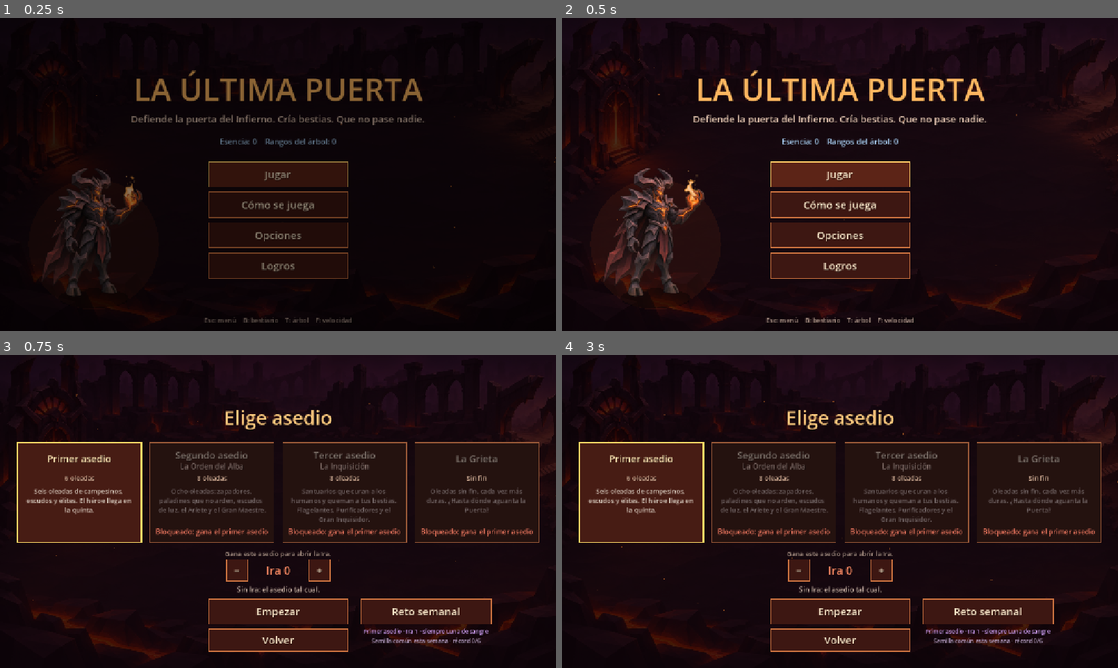
Above: before the commit, frames 1-4 (two rows, left to right).
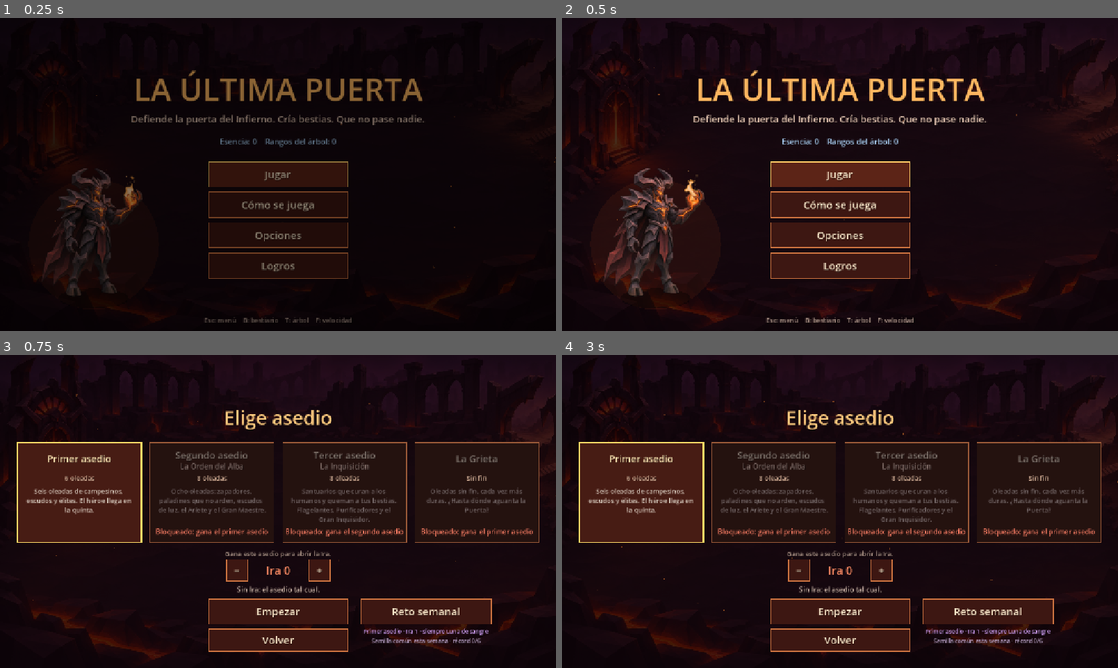
Above: after the commit, the same moments.

Repository: infrakuervo/la_ultima_puerta
Game: Godot game, scene res://scenes/main.tscn
Same seed, same stepped clock (60 frames per second), same inputs: the game is played once before the commit and once after it. Video files are missing from this copy of the repository; at most half a second of black plays in their place.
Inputs (mouse positions are in pixels of both pictures, inside the frame that each line leads up to):
- Up to frame 1 (0.25 s): no input
- Up to frame 2 (0.5 s): no input
- Up to frame 3 (0.75 s): tap Enter at 0.5, 0.6 s; move the mouse to (400, 495) at 0.52 s; click (400, 495) at 0.67 s
- Up to frame 4 (3 s): tap Space at 0.77, 1.25, 2.75 s; drag from (728, 527) to (812, 574) at 1.27 s; tap Enter at 2 s; move the mouse to (895, 442) at 2.02 s; tap B at 2.1 s; click (895, 442) at 2.17 s; drag from (812, 574) to (673, 464) at 2.77 s

Frames 1-2 are identical in both runs. In frame 3, 0.3% of the frame differs, in the area x 51-73%, y 55-58%; in frame 4, 0.3%.

Commit message:
Árbol 2: medidas finales, resumen y siguientes pasos en ROADMAP; capturas al día
Primera partida 50%; carreras 59% (mixto), 57% (fuego) y 60% (manada) frente al 57% de antes,
con árboles que comparten el 13% de sus rangos entre fuego y manada.
La tarjeta de un asedio bloqueado nombra el asedio que lo abre.

Co-Authored-By: Claude Fable 5.2 <noreply@anthropic.com>
Claude-Session: https://claude.ai/code/session_0132EV8PCmS8APN2yeMUX6md

Diff:
--- a/scripts/menu.gd
+++ b/scripts/menu.gd
@@ -312,7 +312,12 @@
 			var sid: String = String(sg["id"])
 			var st_txt: String = ""
 			if not un:
-				st_txt = "Bloqueado: gana el %s" % String(m.sim.SIEGES[0]["name"]).to_lower()
+				# el asedio que lo abre (antes decía siempre «el primer asedio»)
+				var need: String = String(m.sim.SIEGES[0]["name"])
+				for sg2 in m.sim.SIEGES:
+					if String(sg2["id"]) == String(m.sim.SIEGES[i].get("unlock", "")):
+						need = String(sg2["name"]).get_slice(":", 0)
+				st_txt = "Bloqueado: gana el %s" % need.to_lower()
 			elif sg.has("endless"):
 				st_txt = "Récord: %d oleadas" % int(m.records.get("grieta", 0))
 			elif m.siege_wins.has(sid):
Binary file changed: docs/capturas/arbol.jpg
Binary file changed: docs/capturas/arbol_dones.jpg
Binary file changed: docs/capturas/arbol_sellada.jpg
Not shown, changed: CLAUDE.md
Not shown, changed: ROADMAP.md
